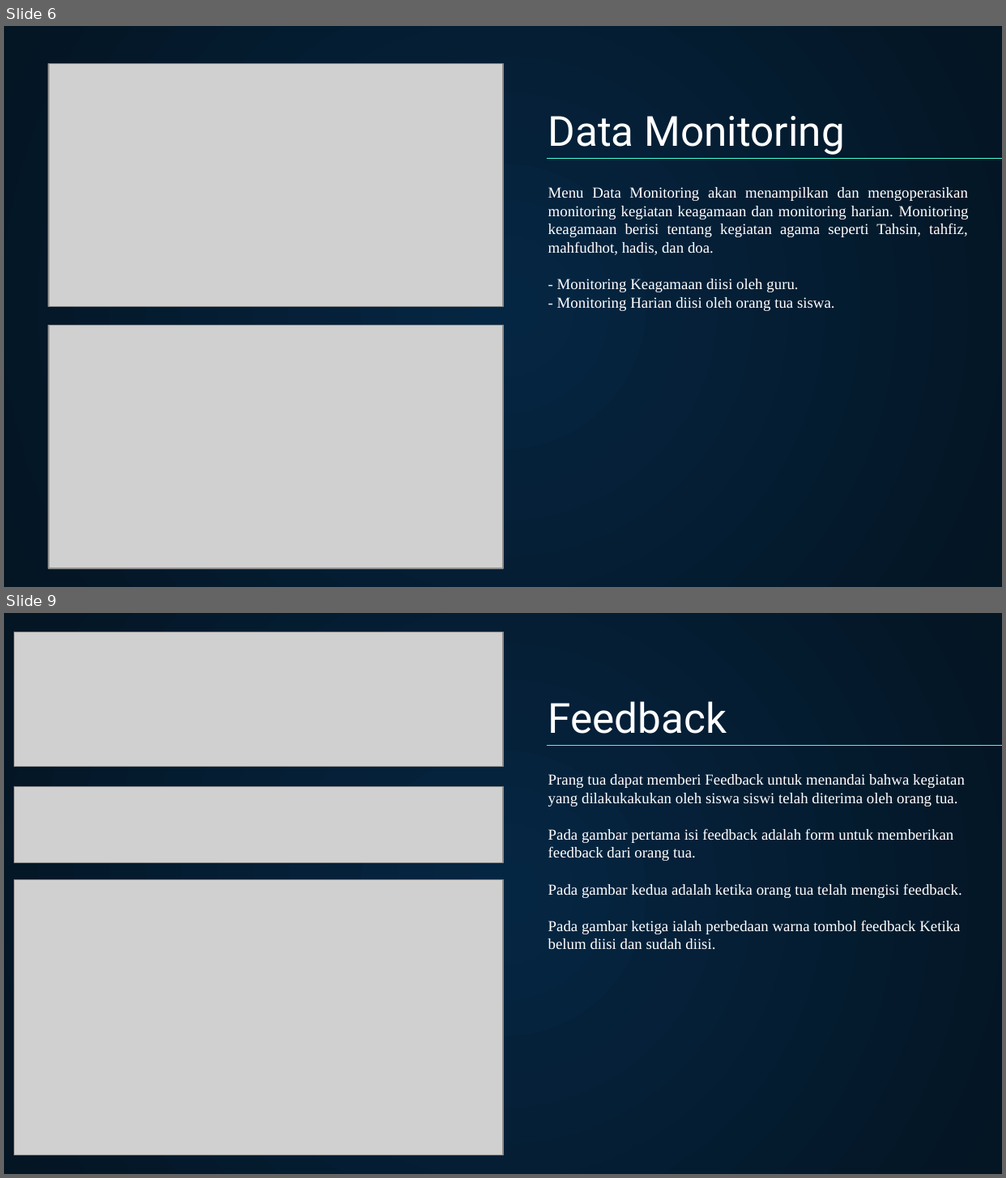
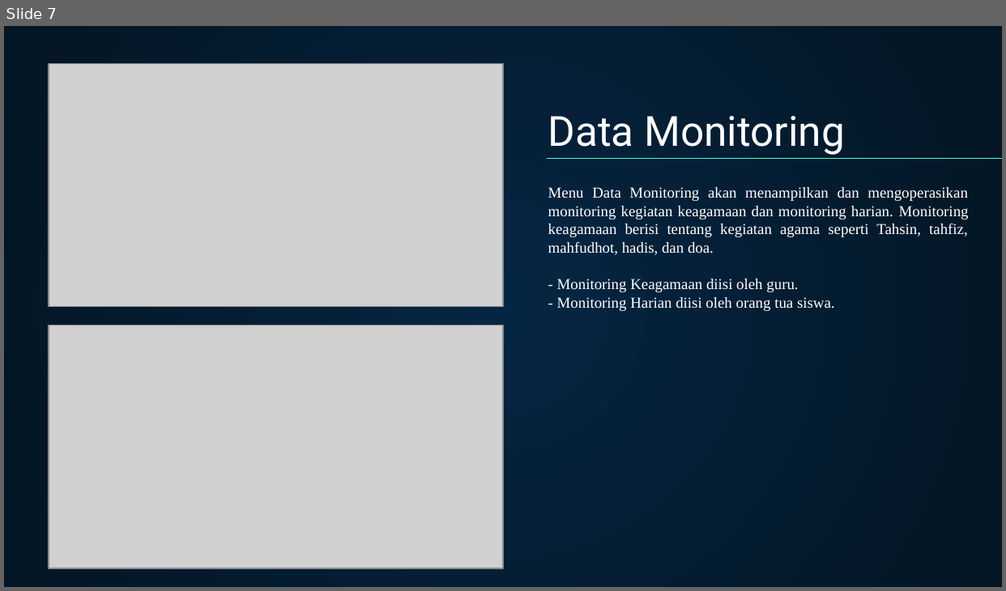
Before and after one commit to faulhaq/app-monitoring, a slide deck: Laporan/PPT/PPT Penggunaan Aplikasi Admin.pptx. Shown one above the other, each under a label of ours: slides 6 and 9 before the commit, slide 7 after it; the slides between them are not shown. The pictures are 1006x1178 and 1006x591 pixels, drawn with LibreOffice and Linux fonts; fonts in the diff are those of the drawing; grey boxes stand for pictures. Boxes give left, top, right and bottom in pixels: in the first picture for what was removed or moved away, otherwise in the second. Text is boxed around its words. In the diff, an @@ line names an element or a change of style, - is before the commit and + after.

```diff
--- a/Laporan/PPT/PPT Penggunaan Aplikasi Admin.pptx
+++ b/Laporan/PPT/PPT Penggunaan Aplikasi Admin.pptx
@@ slide 9 removed at (4,613,1002,1174), background gradient #052643 to #041523 @@
@@ picture removed at (14,632,503,765) @@
@@ title removed at (548,701,727,734) @@
-Feedback
@@ line removed from (547, 746) to (1002, 746) @@
@@ subtitle removed at (548,774,965,950) @@
-Prang tua dapat memberi Feedback untuk menandai bahwa kegiatan yang dilakukakukan oleh siswa siswi telah diterima oleh orang tua.
-Pada gambar pertama isi feedback adalah form untuk memberikan feedback dari orang tua.
-Pada gambar kedua adalah ketika orang tua telah mengisi feedback.
-Pada gambar ketiga ialah perbedaan warna tombol feedback Ketika belum diisi dan sudah diisi.
@@ picture removed at (14,786,503,862) @@
@@ picture removed at (14,880,503,1156) @@
@@ what was slide 6 is now slide 7 @@
```
Also in this commit, not shown: 5 slides changed, 2 slides added, 15 other slides removed, 12 other files.
